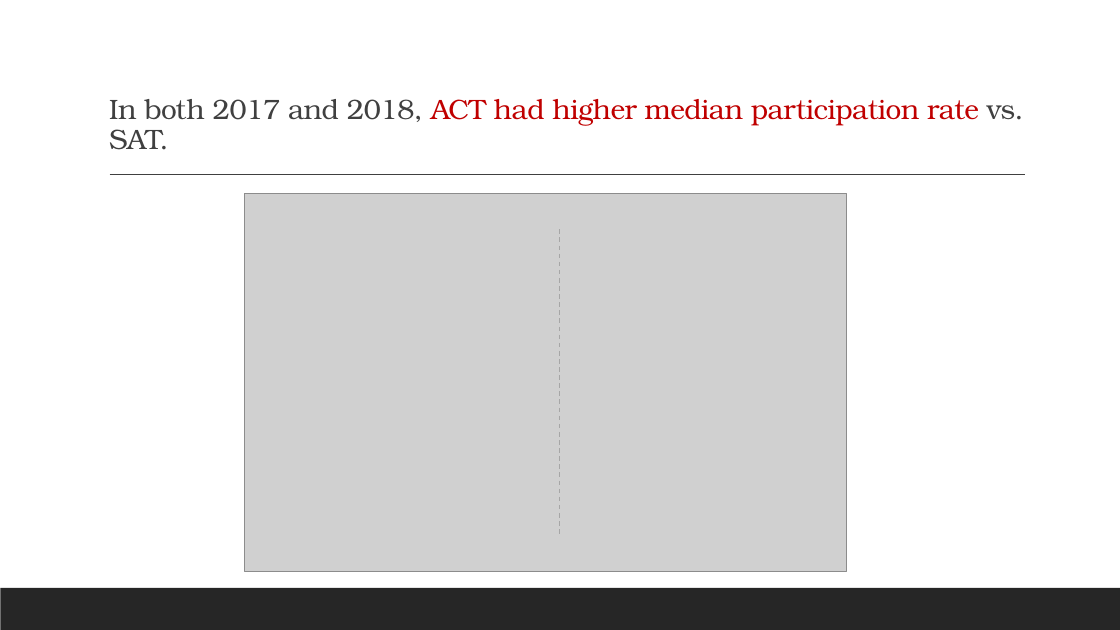
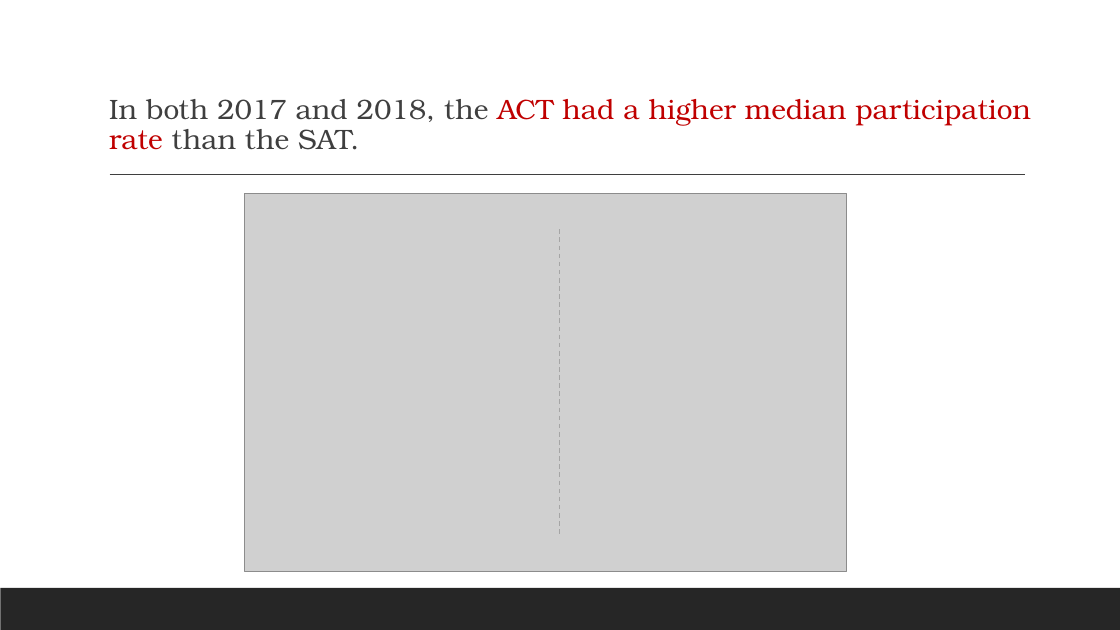
Before and after one commit to leungesther/DSI-Projects, a slide deck: slide 9 of Project-1-SAT-and-ACT-Analysis/SAT & ACT Analysis_presentation.pptx (slide 4 before the commit). Drawn at 1120x630 pixels with LibreOffice and Linux fonts; fonts in the diff are those of the drawing; grey boxes stand for pictures. Boxes give left, top, right and bottom in pixels: in the first picture for what was removed or moved away, otherwise in the second. Text is boxed around its words. In the diff, an @@ line names an element or a change of style, - is before the commit and + after.

```diff
--- a/Project-1-SAT-and-ACT-Analysis/SAT & ACT Analysis_presentation.pptx
+++ b/Project-1-SAT-and-ACT-Analysis/SAT & ACT Analysis_presentation.pptx
@@ title at [109, 99, 1031, 150]: text changed @@
-In both 2017 and 2018, ACT had higher median participation rate vs. SAT.
+In both 2017 and 2018, the ACT had a higher median participation rate than the SAT.
```
Also in this commit, not shown: 8 other slides changed, 7 slides added, 3 other files.
